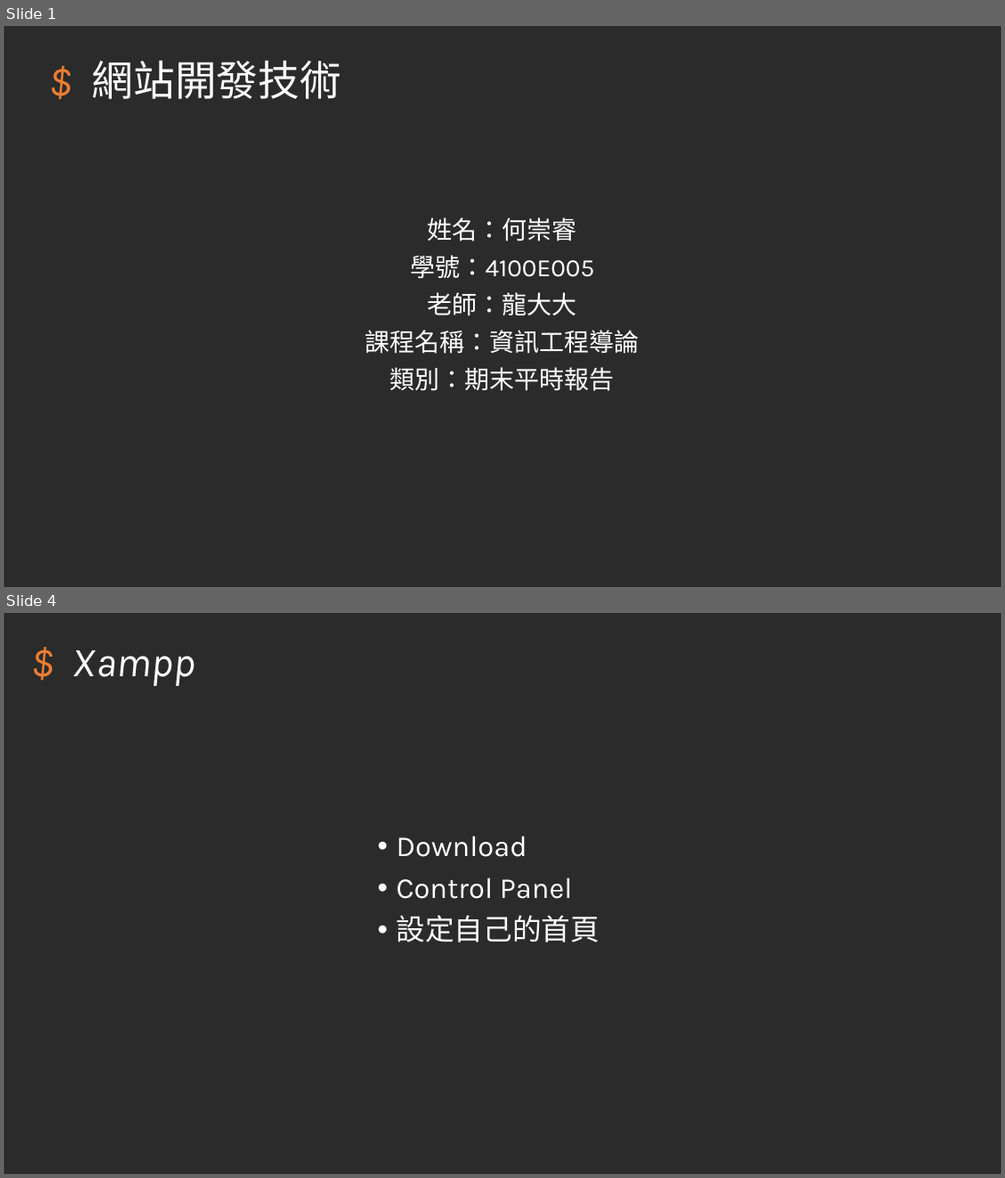
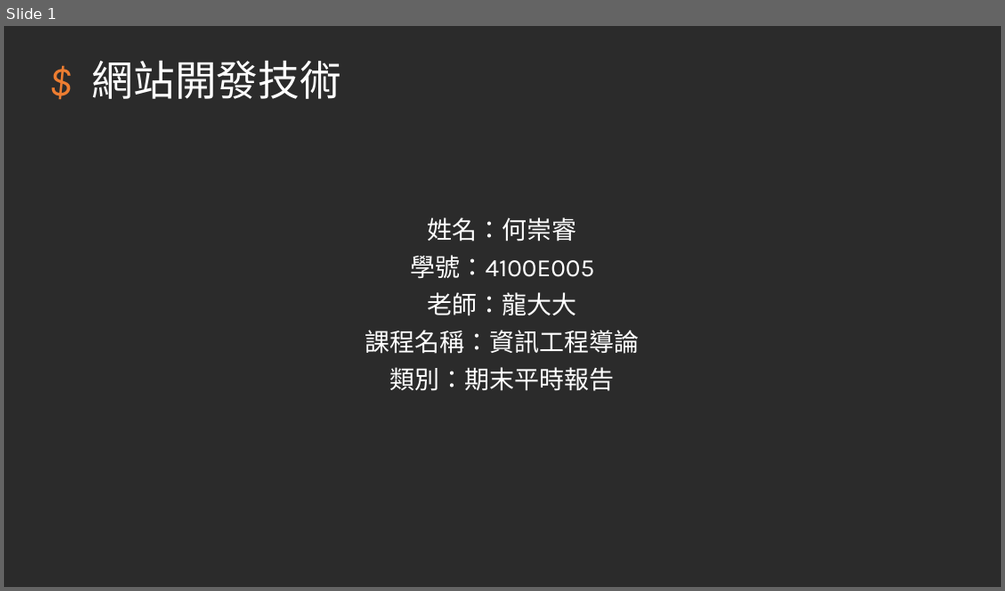
Before and after one commit to hehank/KSU_Class, a slide deck: 報告/網站開發技術_期末報告.pptm. Shown one above the other, each under a label of ours: slides 1 and 4 before the commit, slide 1 after it; the slides between them are not shown. The pictures are 1005x1178 and 1005x591 pixels, drawn with LibreOffice and Linux fonts; fonts in the diff are those of the drawing; background and template pictures are left out; a plain dark background stands for a picture behind light text. Boxes give left, top, right and bottom in pixels: in the first picture for what was removed or moved away, otherwise in the second. Text is boxed around its words. In the diff, an @@ line names an element or a change of style, - is before the commit and + after.

```diff
--- a/報告/網站開發技術_期末報告.pptm
+++ b/報告/網站開發技術_期末報告.pptm
@@ slide 4 removed at (4,613,1001,1174), background picture (left out) @@
@@ title removed at (73,650,195,686) @@
-$ Xampp
@@ text removed at (396,835,599,942) @@
-• Download
-• Control Panel
-• 設定自己的首頁
```
Also in this commit, not shown: 12 slides added, 8 other slides removed.
